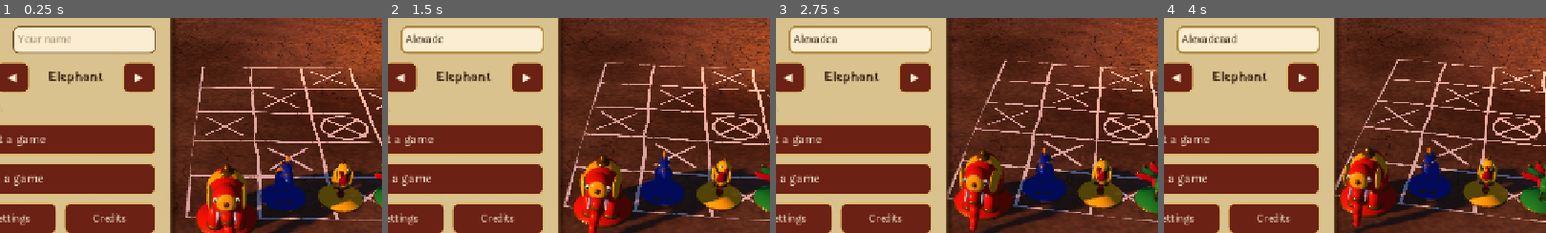
Above: before the commit, frames 1-4 (left to right).
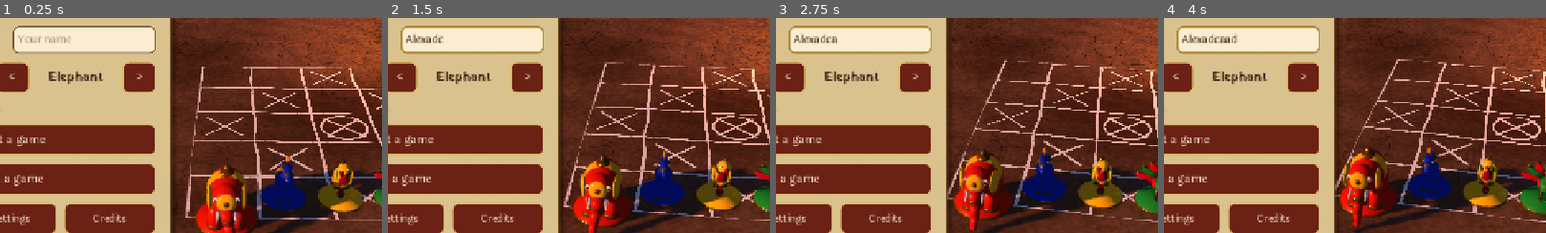
Above: after the commit, the same moments.

Repository: kool-rokz/AshtaChemma
Game: Godot game, scene res://ui/StartScreen.tscn
Same seed, same stepped clock (60 frames per second), same inputs: the game is played once before the commit and once after it.
Inputs (mouse positions are % of the whole screen's width and height, from its top left):
- Up to frame 1 (0.25 s): no input
- Up to frame 2 (1.5 s): click (32, 28) at 0.52 s; type "Alex" at 0.6 s; tap A at 1.25 s; move the mouse to (72, 45) at 1.27 s; hold D from 1.28 s (still down); hold C (cards_toggle) from 1.28 s (still down); click (72, 45) at 1.42 s
- Up to frame 3 (2.75 s): release D at 2 s; release C (cards_toggle) at 2 s; tap A at 2 s; drag from (30, 55) to (45, 70) at 2.02 s
- Up to frame 4 (4 s): tap A at 2.75, 3.5 s; move the mouse to (60, 28) at 2.77 s; hold D 2.78-3.5 s; hold Enter (pick_confirm) 2.78-3.5 s; drag from (45, 70) to (20, 35) at 3.52 s
The pictures show only the part of the screen within x 21-71%, y 23-73%; the shares and areas given below are measured in that part.

The runs differ from the first frame. In frame 1, 0.1% of the frame differs, in the area x 2-38%, y 25-30%; in frame 2, 0.1%; in frame 3, 0.1%; in frame 4, 0.1%.

Commit message:
Fix silent web build: declare the Music and Effects buses in default_bus_layout.tres (the web build only wires up buses that exist at startup), and use arrow characters the menu font has.
Co-Authored-By: Claude Opus 5.5 <noreply@anthropic.com>

Diff:
--- /dev/null
+++ b/default_bus_layout.tres
@@ -0,0 +1,15 @@
+[gd_resource type="AudioBusLayout" format=3]
+
+[resource]
+bus/1/name = &"Music"
+bus/1/solo = false
+bus/1/mute = false
+bus/1/bypass_fx = false
+bus/1/volume_db = 0.0
+bus/1/send = &"Master"
+bus/2/name = &"Effects"
+bus/2/solo = false
+bus/2/mute = false
+bus/2/bypass_fx = false
+bus/2/volume_db = 0.0
+bus/2/send = &"Master"
--- a/menu/screens/HomeScreen.gd
+++ b/menu/screens/HomeScreen.gd
@@ -22,14 +22,14 @@
 	add_child(MenuStyle.row("Your name", _name_edit))
 	_name_edit.custom_minimum_size.x = 240
 
-	var prev := MenuStyle.button("◀", 56)
+	var prev := MenuStyle.button("<", 56)
 	prev.name = "PrevFigure"
 	prev.pressed.connect(_step_figure.bind(-1))
 	_figure_label = MenuStyle.label("", 22, MenuStyle.INK, HORIZONTAL_ALIGNMENT_CENTER)
 	_figure_label.add_theme_font_override("font", GameFonts.title())
 	_figure_label.custom_minimum_size.x = 140
 	_figure_label.vertical_alignment = VERTICAL_ALIGNMENT_CENTER
-	var next := MenuStyle.button("▶", 56)
+	var next := MenuStyle.button(">", 56)
 	next.name = "NextFigure"
 	next.pressed.connect(_step_figure.bind(1))
 	var chooser := HBoxContainer.new()
--- a/menu/screens/HowToPlayScreen.gd
+++ b/menu/screens/HowToPlayScreen.gd
@@ -32,9 +32,9 @@
 	add_child(_body)
 	_counter = MenuStyle.label("", 15, MenuStyle.INK_MUTED, HORIZONTAL_ALIGNMENT_CENTER)
 	add_child(_counter)
-	_prev = MenuStyle.button("◀ Back")
+	_prev = MenuStyle.button("< Back")
 	_prev.pressed.connect(_step.bind(-1))
-	_next = MenuStyle.button("Next ▶")
+	_next = MenuStyle.button("Next >")
 	_next.name = "NextPage"
 	_next.pressed.connect(_step.bind(1))
 	add_child(MenuStyle.button_row([_prev, _next]))
@@ -70,6 +70,6 @@
 	_heading.text = String(page.get("title", ""))
 	_body.text = String(page.get("body", ""))
 	_counter.text = "%d / %d" % [_page + 1, _pages.size()]
-	_prev.text = "◀ Back" if _page > 0 else "◀ Menu"
-	_next.text = "Next ▶" if _page < _pages.size() - 1 else "Done"
+	_prev.text = "< Back" if _page > 0 else "< Menu"
+	_next.text = "Next >" if _page < _pages.size() - 1 else "Done"
 	stage.show_lesson(String(page.get("lesson", "")))
--- a/sound/Sound.gd
+++ b/sound/Sound.gd
@@ -8,7 +8,10 @@
 ##     (one picked at random, with a slight change of pitch, so repeats don't sound copied)
 ##   - music: res://assets/audio/music/<id>.ogg, looped, faded in and crossfaded
 ##   - ambience: an effects-level loop (crickets at dusk, birds at dawn)
-## Two buses, Music and Effects (made here at runtime), set from Settings. Silent and
+## Two buses, Music and Effects, set from Settings. They're declared in
+## res://default_bus_layout.tres, loaded at startup: the web build only wires up buses
+## that exist when the game starts (buses added later stay silent there). _add_bus is
+## only a fallback. Silent and
 ## absent when headless (tests). The audio files are made by the AshtaChemmaArt audio
 ## pipeline (its build.sh --install), and can be swapped for a sound designer's files
 ## with the same names.
